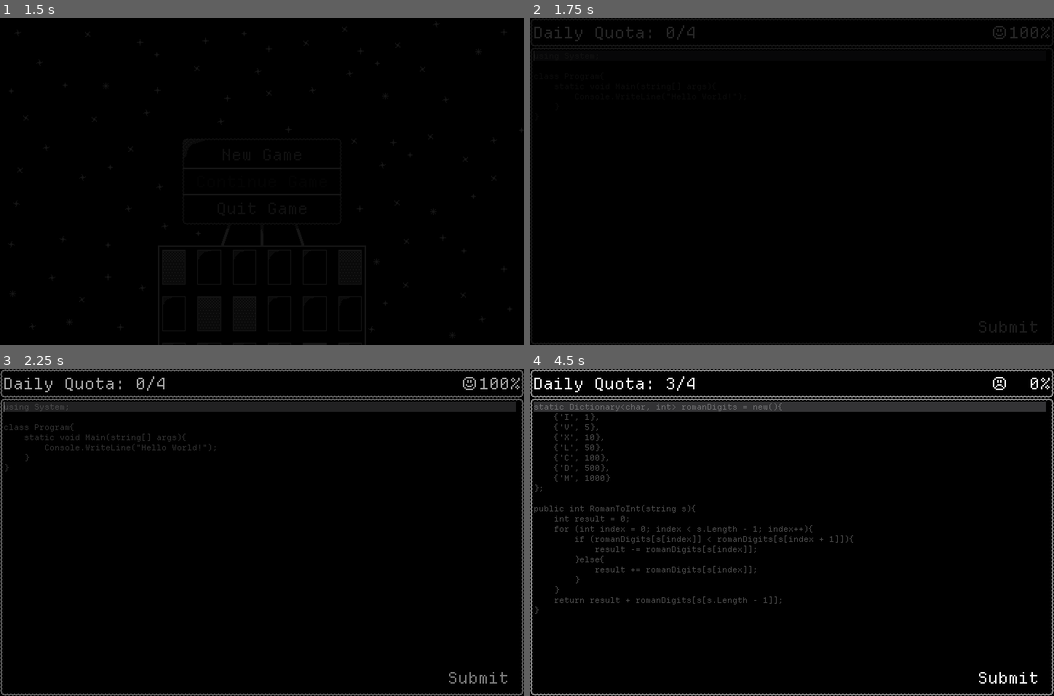
Above: before the commit, frames 1-4 (two rows, left to right).
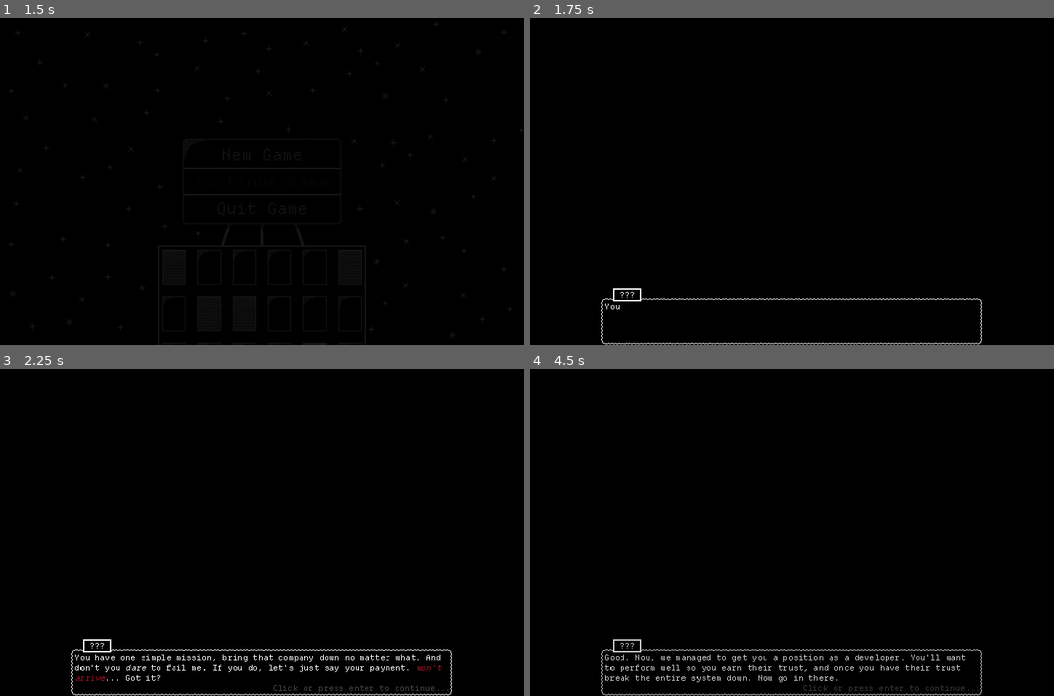
Above: after the commit, the same moments.

Repository: GemDust0/TooBigToFail
Game: Godot game, scene res://Scenes/TitleScreen.tscn
The game is run twice, just before and just after one commit, with the same random seed, the same clock (stepped at 60 frames per second) and the same inputs.
Inputs (mouse positions are in pixels of both pictures, inside the frame that each line leads up to):
- Up to frame 1 (1.5 s): click "New Game" at 0.5 s; tap Enter (enter) at 1.25 s; move the mouse to (377, 165) at 1.27 s; hold Enter (enter) from 1.28 s (still down); click (377, 165) at 1.42 s
- Up to frame 2 (1.75 s): keep holding Enter (enter)
- Up to frame 3 (2.25 s): move the mouse to (157, 548) at 2.02 s; release Enter (enter) at 2.03 s; click (157, 548) at 2.1 s
- Up to frame 4 (4.5 s): click (1006, 676) at 2.75 s, where only the run before the commit has a clickable "Submit"; click (1006, 676) at 3.5 s, where only the run before the commit has a clickable "Submit"; click (1006, 676) at 4.25 s, where only the run before the commit has a clickable "Submit"

Frame 1 is identical in both runs. In frame 2, 2.1% of the frame differs, in the area x 0-100%, y 0-100%; in frame 3, 6.1%; in frame 4, 7.1%.

Commit message:
IntroductionCutscene

Diff:
--- a/Scenes/Cutscene.tscn
+++ b/Scenes/Cutscene.tscn
@@ -1,7 +1,32 @@
 [gd_scene format=3 uid="uid://dubt5l8dwh388"]
 
 [ext_resource type="PackedScene" uid="uid://d0l8cldmt5055" path="res://Scenes/Dialogue.tscn" id="1_1srds"]
+[ext_resource type="Script" uid="uid://c4fi2io8v23b0" path="res://Scripts/Cutscene.gd" id="1_idm0t"]
+[ext_resource type="PackedScene" uid="uid://7wntewwe18qc" path="res://Scenes/EmployeeSequence.tscn" id="2_qcpka"]
+[ext_resource type="PackedScene" uid="uid://bw6uqna2uej6v" path="res://Scenes/TransitionObject.tscn" id="3_qcpka"]
 
 [node name="Cutscene" type="Node" unique_id=1404501526]
+script = ExtResource("1_idm0t")
+transition_scene = ExtResource("2_qcpka")
+
+[node name="ColorRect" type="ColorRect" parent="." unique_id=1917938603]
+anchors_preset = 15
+anchor_right = 1.0
+anchor_bottom = 1.0
+grow_horizontal = 2
+grow_vertical = 2
+color = Color(0, 0, 0, 1)
 
 [node name="Dialogue" parent="." unique_id=1803881885 instance=ExtResource("1_1srds")]
+anchors_preset = 7
+anchor_left = 0.5
+anchor_top = 1.0
+anchor_right = 0.5
+anchor_bottom = 1.0
+grow_horizontal = 2
+grow_vertical = 0
+
+[node name="TransitionObject" parent="." unique_id=1894568809 instance=ExtResource("3_qcpka")]
+should_fade_in = false
+
+[connection signal="ended" from="Dialogue" to="." method="transition"]
--- /dev/null
+++ b/Scenes/Cutscenes/IntroductionCutscene.tscn
@@ -0,0 +1,9 @@
+[gd_scene format=3 uid="uid://dapqpmwbkssp"]
+
+[ext_resource type="PackedScene" uid="uid://dubt5l8dwh388" path="res://Scenes/Cutscene.tscn" id="1_g1t5e"]
+
+[node name="IntroductionCutscene" unique_id=1404501526 instance=ExtResource("1_g1t5e")]
+
+[node name="Dialogue" parent="." index="1" unique_id=1803881885]
+dialogue = PackedStringArray("You have one simple mission, bring that company down no matter what. And don\'t you [i]dare[/i] to fail me. If you do, let\'s just say your payment, [i][color=#a6112aff]won\'t arrive[/color][/i]... Got it?", "Good. Now, we managed to get you a position as a developer. You\'ll want to perform well so you earn their trust, and once you have their trust break the entire system down. Now go in there.")
+speakers = PackedStringArray("???", "???")
--- a/Scenes/Dialogue.tscn
+++ b/Scenes/Dialogue.tscn
@@ -10,6 +10,7 @@
 script = ExtResource("1_cq6to")
 
 [node name="Background" type="TileMapLayer" parent="." unique_id=440475166]
+position = Vector2(-262.5, -65)
 tile_map_data = PackedByteArray("AAAHAAIAAAABAAEAAAAHAAEAAAABAAEAAAAHAAAAAAABAAAAAAAGAAIAAAABAAEAAAAGAAEAAAABAAEAAAAGAA …(21760 unchanged characters)…
 tile_set = ExtResource("2_cq6to")
 
@@ -19,10 +20,12 @@
 offset_right = 524.0
 offset_bottom = 62.0
 theme = ExtResource("3_yfiq0")
+bbcode_enabled = true
 text = "There is no god amongst man. Yet in spite of that we continue to suffer? I find it a fool's game quite honestly, whomever would subject themselves to such a fate. Only a moron I say would even consider such a thing."
 visible_characters_behavior = 1
 
 [node name="Continue" type="Label" parent="Background" unique_id=475869957]
+visible = false
 offset_left = 277.0
 offset_top = 47.0
 offset_right = 522.0
@@ -47,10 +50,10 @@
 
 [node name="NameContainer" type="MarginContainer" parent="." unique_id=1534542778]
 layout_mode = 0
-offset_left = 16.0
-offset_top = -13.0
-offset_right = 21.0
-offset_bottom = 5.0
+offset_left = -246.5
+offset_top = -78.0
+offset_right = -241.5
+offset_bottom = -60.0
 
 [node name="ColorRect" type="ColorRect" parent="NameContainer" unique_id=1162429683]
 layout_mode = 2
--- /dev/null
+++ b/Scripts/Cutscene.gd
@@ -0,0 +1,8 @@
+extends Node
+
+@export var transition_scene: PackedScene
+
+@onready var transition_object: TransitionObject = $TransitionObject
+
+func transition() -> void:
+	transition_object.change_scene(transition_scene)
--- a/Scripts/Dialogue.gd
+++ b/Scripts/Dialogue.gd
@@ -17,6 +17,7 @@
 
 func _ready() -> void:
 	label.visible_characters = 0
+	label.text = dialogue[0]
 	name_label.text = " %s " % speakers[0]
 
 func stop_timers() -> void:
@@ -24,7 +25,7 @@
 	space_timer.stop()
 	period_timer.stop()
 
-func _unhandled_input(event: InputEvent) -> void:
+func _input(event: InputEvent) -> void:
 	if event.is_action_pressed("enter") || event.is_action_pressed("left_click"):
 		if label.visible_characters < dialogue[dialogue_index].length():
 			label.visible_characters = dialogue[dialogue_index].length()
@@ -50,10 +51,10 @@
 		continue_label.show()
 		curTextEnded.emit(dialogue_index)
 	else:
-		var character: String = label.text.substr(label.visible_characters - 1, 1)
-		if character in [" ", ","]:
+		var character: String = label.get_parsed_text().substr(label.visible_characters - 1, 1)
+		if character in [" "]:
 			space_timer.start()
-		elif character in [".", "?", "!"]:
+		elif character in [".", "?", "!", ","]:
 			period_timer.start()
 		else:
 			character_timer.start()
--- a/Scripts/EmployeeSequence.gd
+++ b/Scripts/EmployeeSequence.gd
@@ -31,7 +31,7 @@
 		codeEditor.focus()
 		code_index += 1
 	else:
-		transition_object.change_scene("res://Scenes/CorporateSim.tscn")
+		transition_object.change_scene(load("res://Scenes/CorporateSim.tscn"))
 
 func get_final_score() -> float:
 	var finalScore: float = 0
--- a/Scripts/ShopSlot.gd
+++ b/Scripts/ShopSlot.gd
@@ -1,6 +1,6 @@
 class_name ShopSlot extends Control
 
-var too_expensive_col: String = Color(0.65, 0.065, 0.163, 1.0).to_html()
+var too_expensive_col: String = Color(0.651, 0.067, 0.165, 1.0).to_html()
 
 var employee: Employee
 var cost: int
--- a/Scripts/SynergyApplication.gd
+++ b/Scripts/SynergyApplication.gd
@@ -38,7 +38,7 @@
 				highlight_color = Color(0.0, 1.0, 0.0, 0.9)
 				break
 			else:
-				highlight_color = Color(1.0, 0.0, 0.0, 0.9)
+				highlight_color = Color(1.0, 0.0, 0.0, 0.8)
 	return highlight_color
 
 func get_highlight_color_null(employee: Employee, target_pos: Vector2i, temp_pos: Vector2i=Vector2i(-1, -1)) -> Color:
--- a/Scripts/TitleScreen.gd
+++ b/Scripts/TitleScreen.gd
@@ -3,7 +3,7 @@
 @onready var transition_object: TransitionObject = $CanvasLayer/TransitionObject
 
 func _on_new_game_pressed() -> void:
-	transition_object.change_scene("res://Scenes/EmployeeSequence.tscn")
+	transition_object.change_scene(load("res://Scenes/Cutscenes/IntroductionCutscene.tscn"))
 
 func _on_exit_game_pressed() -> void:
 	get_tree().quit()
--- a/Scripts/TransitionObject.gd
+++ b/Scripts/TransitionObject.gd
@@ -8,14 +8,14 @@
 	if should_fade_in:
 		fade_in()
 
-func change_scene(scene_string: String) -> void:
+func change_scene(scene: PackedScene) -> void:
 	get_tree().paused = true
 	mouse_filter = Control.MOUSE_FILTER_STOP
 	animation_player.play("fade_out")
 	await animation_player.animation_finished
 	get_tree().paused = false
 	mouse_filter = Control.MOUSE_FILTER_IGNORE
-	get_tree().change_scene_to_file(scene_string)
+	get_tree().change_scene_to_packed(scene)
 
 func fade_in() -> void:
 	get_tree().paused = true
Not shown, added: Scripts/Cutscene.gd.uid
